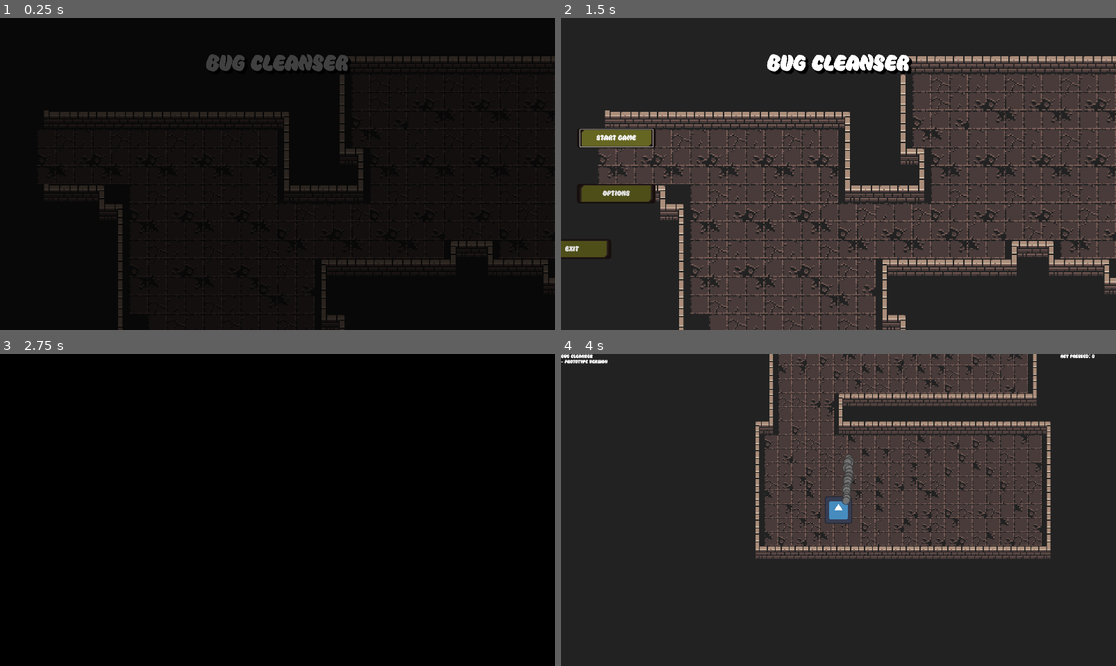
Above: before the commit, frames 1-4 (two rows, left to right).
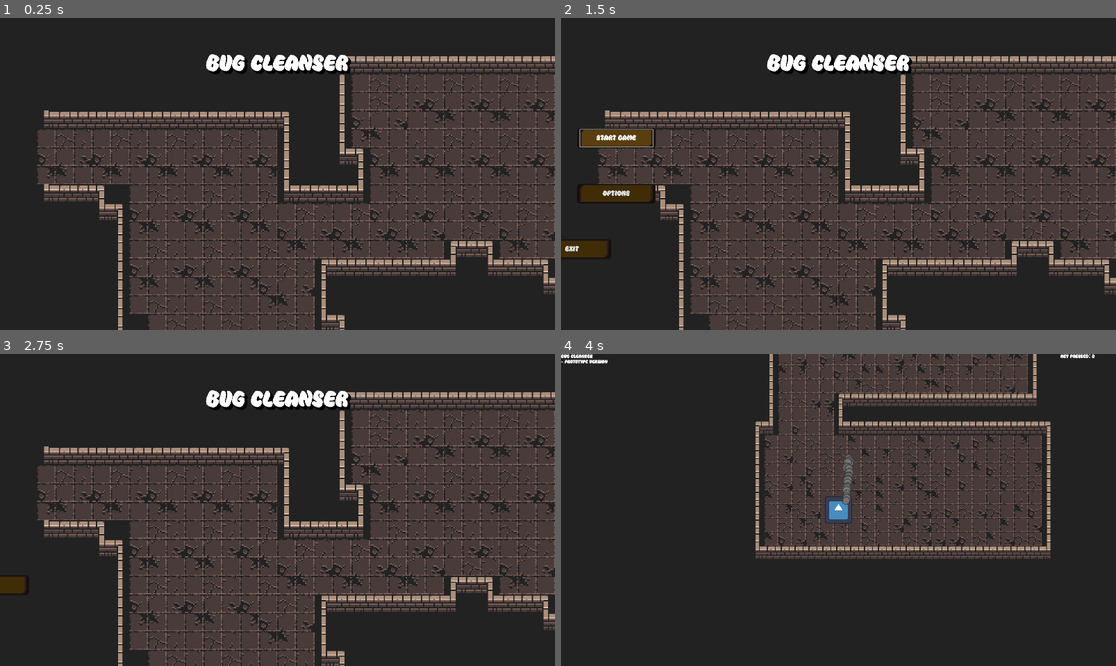
Above: after the commit, the same moments.

Repository: DavyShaegar/Bug-Cleanser
Game: Godot game, scene res://Data/Scenes/Menus/main menu.tscn
The game is run twice, just before and just after one commit, with the same random seed, the same clock (stepped at 60 frames per second) and the same inputs. The engine's default icon, where the game draws it, is replaced by a stand-in: a white triangle on a blue panel in a dark square.
Inputs (mouse positions are in pixels of both pictures, inside the frame that each line leads up to):
- Up to frame 1 (0.25 s): no input
- Up to frame 2 (1.5 s): tap Enter at 0.5 s; move the mouse to (960, 158) at 0.52 s; press the mouse at (960, 158) at 0.53 s; hold D (move_right) 0.53-1.25 s; release the mouse at (960, 158) at 1.25 s; click "Start Game" at 1.25 s
- Up to frame 3 (2.75 s): click "Start Game" at 2 s
- Up to frame 4 (4 s): move the mouse to (727, 525) at 2.77 s; hold S (move_down) 2.78-3.53 s; tap X (spawn ant) at 2.85 s; move the mouse to (894, 441) at 3.52 s; press the mouse at (894, 441) at 3.53 s; hold D (move_right) from 3.53 s (still down)

The runs differ from the first frame. In frame 1, 100% of the frame differs, in the area x 0-100%, y 0-100%; in frame 2, 1.5%; in frame 3, 100%; in frame 4, nothing differs.

Commit message:
Hotfix
Fixes options menu but (can't be interacted with)
Adjusts game theme

Diff:
--- a/Data/Scenes/Menus/button.tscn
+++ b/Data/Scenes/Menus/button.tscn
@@ -12,7 +12,7 @@
 expand_margin_bottom = 4.0
 
 [sub_resource type="StyleBoxFlat" id="StyleBoxFlat_iwg47"]
-bg_color = Color(0.401292, 0.401316, 0.138913, 1)
+bg_color = Color(0.350079, 0.245025, 0.053842, 1)
 border_width_left = 6
 border_width_top = 2
 border_width_right = 6
@@ -23,7 +23,7 @@
 corner_detail = 1
 
 [sub_resource type="StyleBoxFlat" id="StyleBoxFlat_med4h"]
-bg_color = Color(0.192212, 0.192188, 0.0488127, 1)
+bg_color = Color(0.149667, 0.096593, 0.0107799, 1)
 border_width_left = 6
 border_width_top = 2
 border_width_right = 6
@@ -34,7 +34,7 @@
 corner_detail = 1
 
 [sub_resource type="StyleBoxFlat" id="StyleBoxFlat_2h604"]
-bg_color = Color(0.304701, 0.304686, 0.0967527, 1)
+bg_color = Color(0.250059, 0.170948, 0.0280803, 1)
 border_width_left = 6
 border_width_top = 2
 border_width_right = 6
--- a/Data/Scenes/Menus/main menu.tscn
+++ b/Data/Scenes/Menus/main menu.tscn
@@ -41,6 +41,7 @@
 
 [node name="ScreenFade" type="CanvasModulate" parent="Decorations"]
 unique_name_in_owner = true
+visible = false
 color = Color(0, 0, 0, 1)
 
 [node name="CenterContainer" type="CenterContainer" parent="."]
--- a/Data/Scenes/Menus/options_menu.tscn
+++ b/Data/Scenes/Menus/options_menu.tscn
@@ -1,17 +1,17 @@
-[gd_scene load_steps=5 format=3 uid="uid://caiycjnuu44ot"]
+[gd_scene load_steps=6 format=3 uid="uid://caiycjnuu44ot"]
 
 [ext_resource type="Script" uid="uid://c0juvxcmusljr" path="res://Data/Scenes/Menus/options_menu.gd" id="1_rvjcp"]
 [ext_resource type="PackedScene" uid="uid://b8ekeg5p3v4lp" path="res://Data/Scenes/Menus/button.tscn" id="2_e4n7v"]
 
 [sub_resource type="StyleBoxFlat" id="StyleBoxFlat_e4n7v"]
-bg_color = Color(0.12549, 0.12549, 0.12549, 0.67451)
+bg_color = Color(0.109804, 0.0823529, 0.0588235, 0.835294)
 corner_radius_top_left = 40
 corner_radius_top_right = 40
 corner_radius_bottom_right = 40
 corner_radius_bottom_left = 40
 
 [sub_resource type="StyleBoxFlat" id="StyleBoxFlat_jpyv1"]
-bg_color = Color(0.0807833, 0.0807834, 0.0807833, 1)
+bg_color = Color(0.117694, 0.0731033, 0.0513219, 1)
 corner_radius_top_left = 10
 corner_radius_top_right = 2
 corner_radius_bottom_right = 10
@@ -22,6 +22,9 @@
 expand_margin_right = 20.0
 expand_margin_bottom = 5.0
 
+[sub_resource type="StyleBoxFlat" id="StyleBoxFlat_lo80n"]
+bg_color = Color(0.237551, 0.1858, 0.095123, 0.701961)
+
 [node name="OptionsMenu" type="MarginContainer"]
 anchors_preset = -1
 anchor_right = 0.5
@@ -74,6 +77,7 @@
 
 [node name="PanelContainer" type="PanelContainer" parent="PanelContainer/MarginContainer/VBoxContainer/MarginContainer"]
 layout_mode = 2
+theme_override_styles/panel = SubResource("StyleBoxFlat_lo80n")
 
 [node name="ScrollContainer" type="ScrollContainer" parent="PanelContainer/MarginContainer/VBoxContainer/MarginContainer/PanelContainer"]
 layout_mode = 2
@@ -331,6 +335,7 @@
 
 [node name="Buttons" type="Control" parent="."]
 layout_mode = 2
+mouse_filter = 2
 
 [node name="Back" parent="Buttons" instance=ExtResource("2_e4n7v")]
 unique_name_in_owner = true
